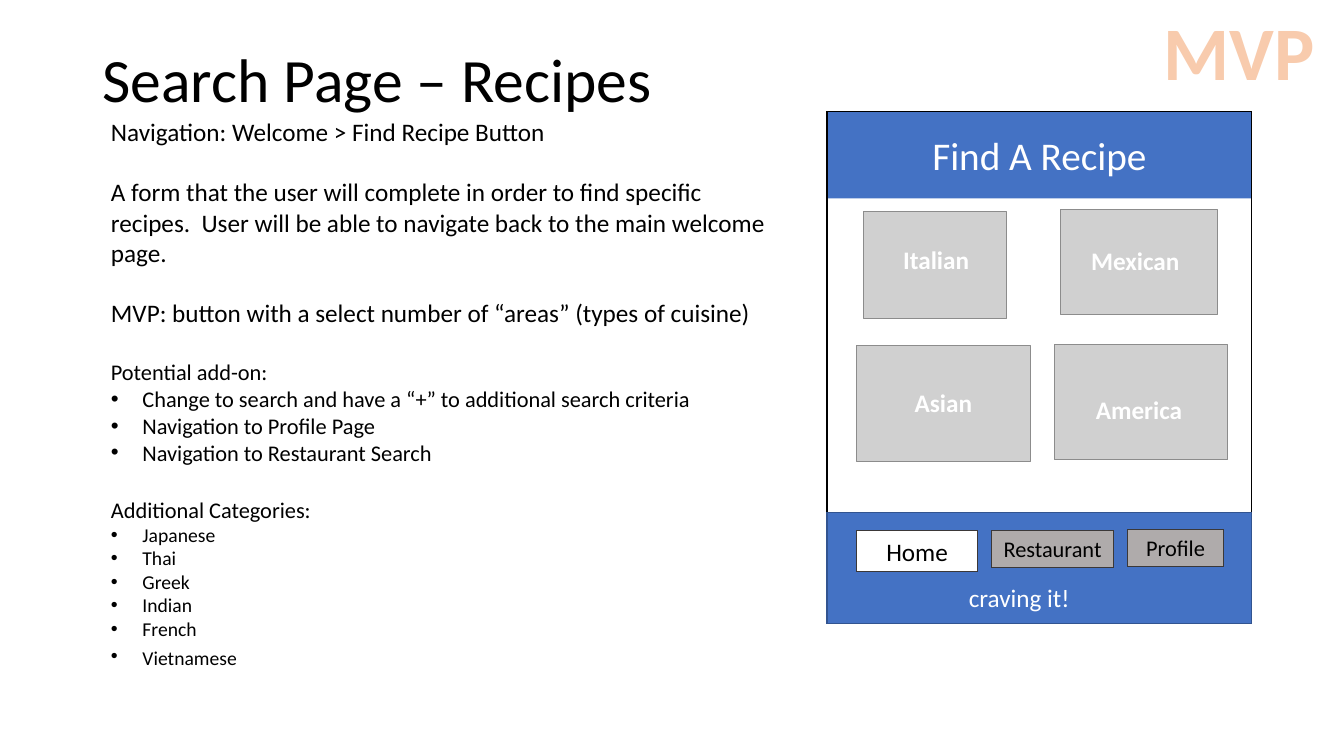
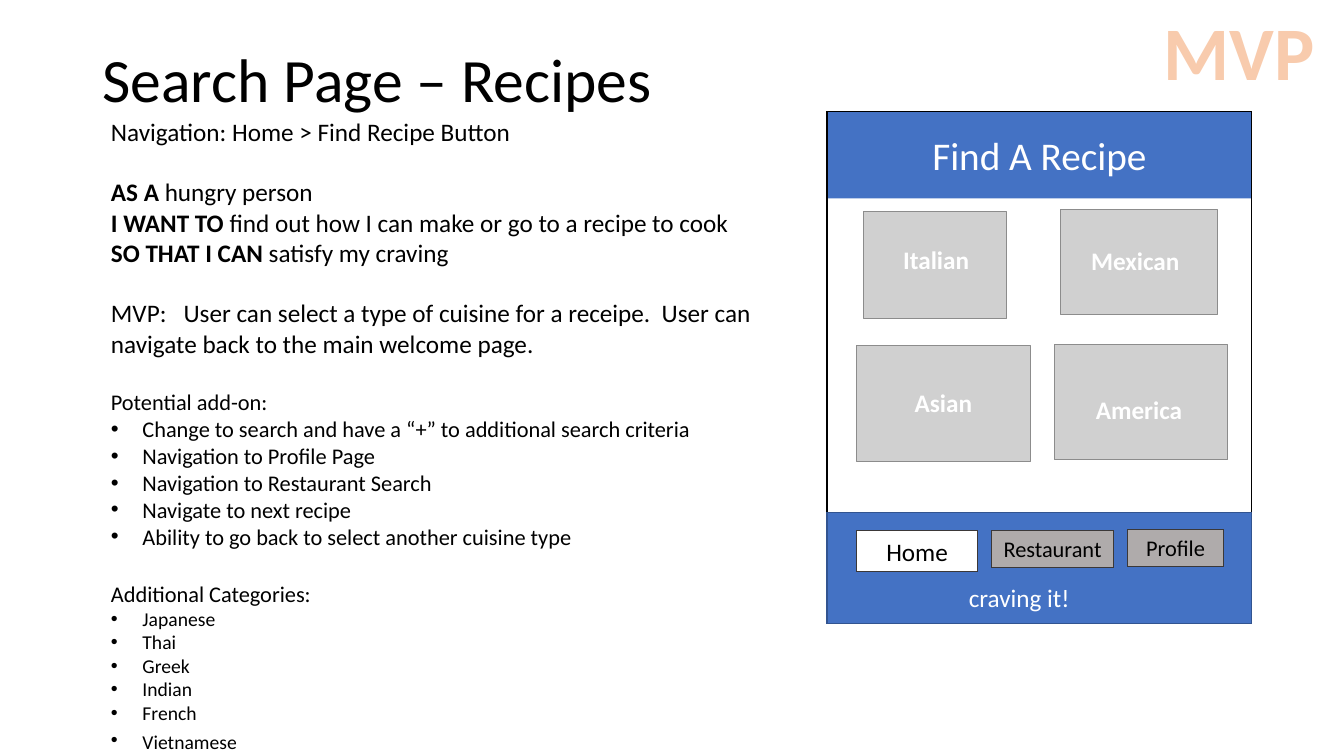
Before and after one commit to christinena-msr/crave_masters, a slide deck: slide 4 of WireFrames.pptx (slide 3 before the commit). Drawn at 1344x756 pixels with LibreOffice and Linux fonts; fonts in the diff are those of the drawing; grey boxes stand for pictures. Boxes give left, top, right and bottom in pixels: in the first picture for what was removed or moved away, otherwise in the second. Text is boxed around its words. In the diff, an @@ line names an element or a change of style, - is before the commit and + after.

```diff
--- a/WireFrames.pptx
+++ b/WireFrames.pptx
@@ text at (111, 123, 751, 358): text changed @@
-Navigation: Welcome > Find Recipe Button
-A form that the user will complete in order to find specific recipes. User will be able to navigate back to the main welcome page.
-MVP: button with a select number of “areas” (types of cuisine)
+Navigation: Home > Find Recipe Button
+AS A hungry person
+I WANT TO find out how I can make or go to a recipe to cook
+SO THAT I CAN satisfy my craving
+MVP: User can select a type of cuisine for a receipe. User can navigate back to the main welcome page.
@@ text at (142, 502, 571, 549): paragraphs added @@
+• Navigate to next recipe
+• Ability to go back to select another cuisine type
```
Also in this commit, not shown: 3 other slides changed, 1 slide added.
